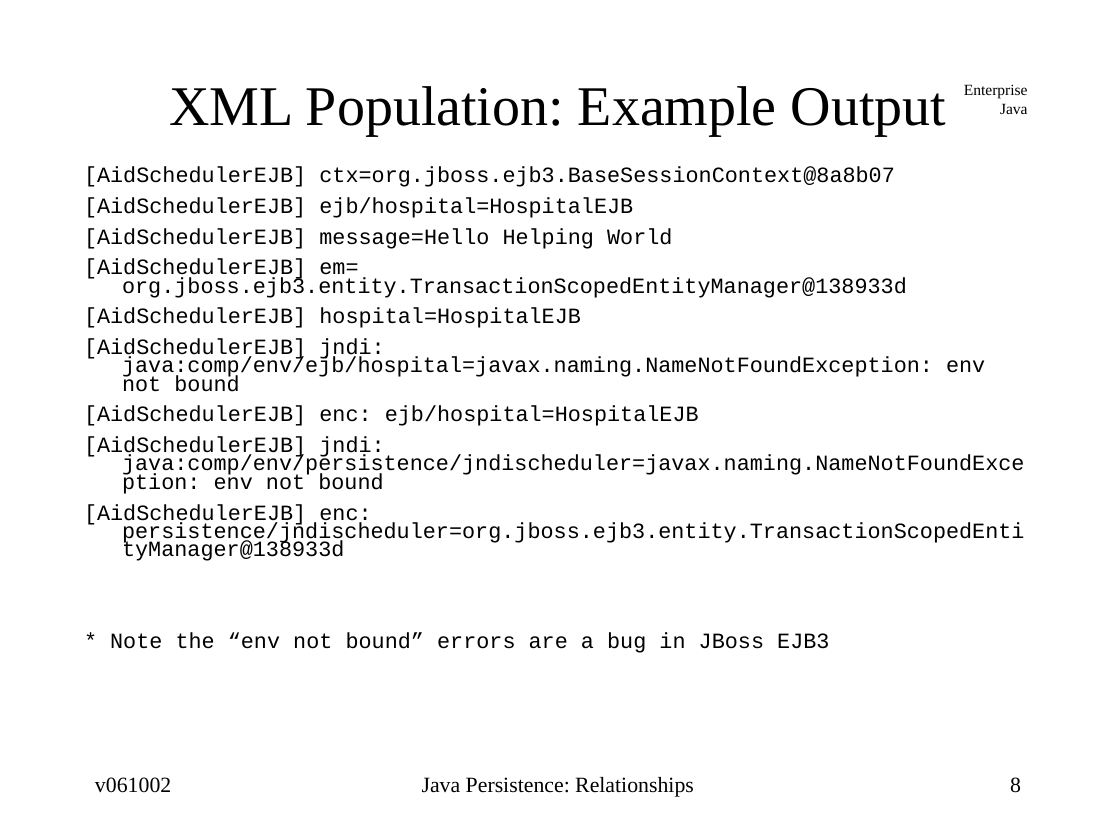
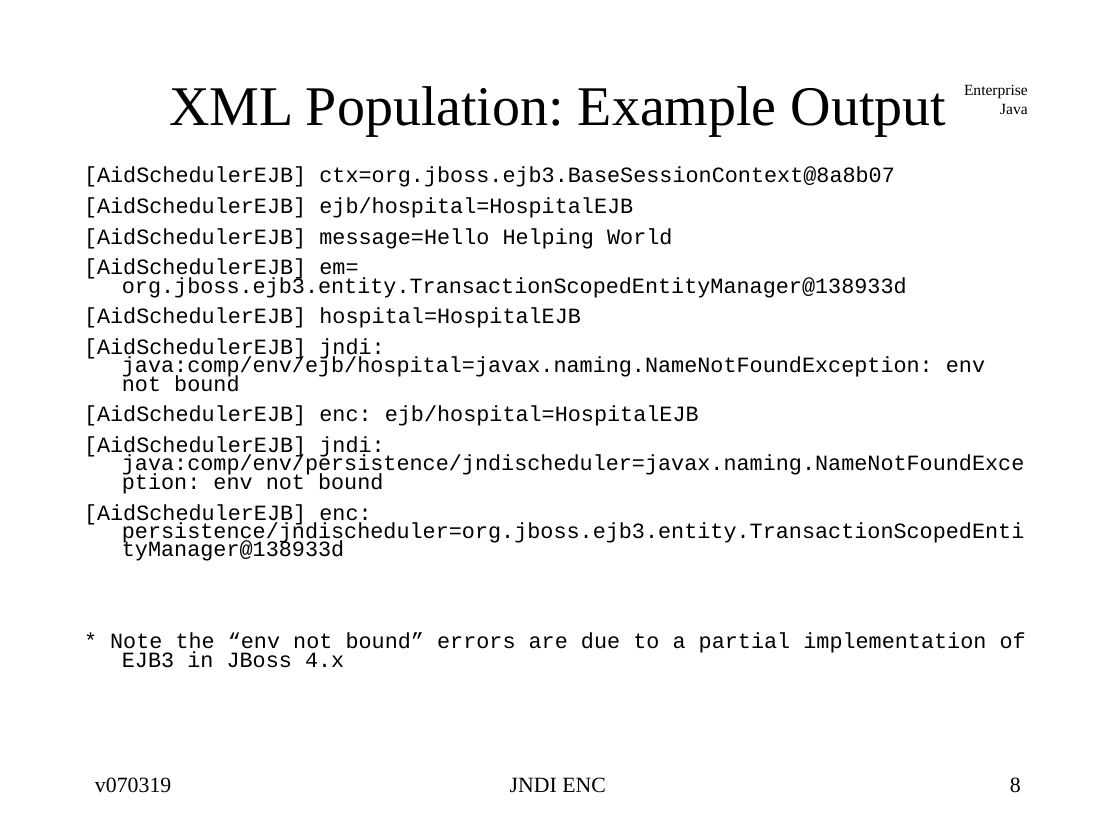
Before and after one commit to jcstaff/ejava-javaee, a slide deck: slide 8 of jndiDemo/src/site/resources/lectures/jndiENC.ppt. Drawn at 1120x840 pixels with LibreOffice and Linux fonts; fonts in the diff are those of the drawing. Boxes give left, top, right and bottom in pixels: in the first picture for what was removed or moved away, otherwise in the second. Text is boxed around its words. In the diff, an @@ line names an element or a change of style, - is before the commit and + after.

```diff
--- a/jndiDemo/src/site/resources/lectures/jndiENC.ppt
+++ b/jndiDemo/src/site/resources/lectures/jndiENC.ppt
@@ text at bbox=[110, 633, 1026, 668]: text changed @@
-* Note the “env not bound” errors are a bug in JBoss EJB3
+* Note the “env not bound” errors are due to a partial implementation of EJB3 in JBoss 4.x
@@ text at bbox=[95, 777, 171, 793]: text changed @@
-v061002
+v070319
@@ text at bbox=[510, 777, 606, 793]: text changed @@
-Java Persistence: Relationships
+JNDI ENC
```
Also in this commit, not shown: 15 other slides changed, 31 other files.
